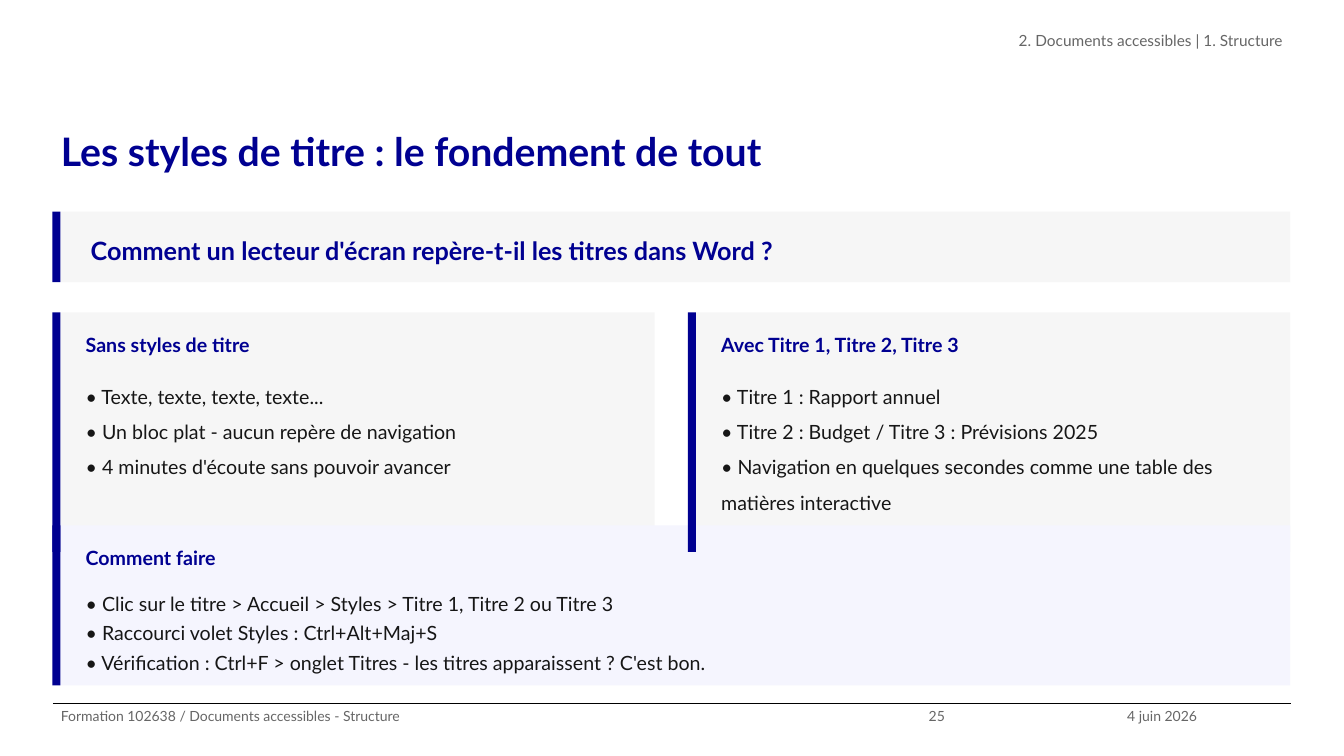
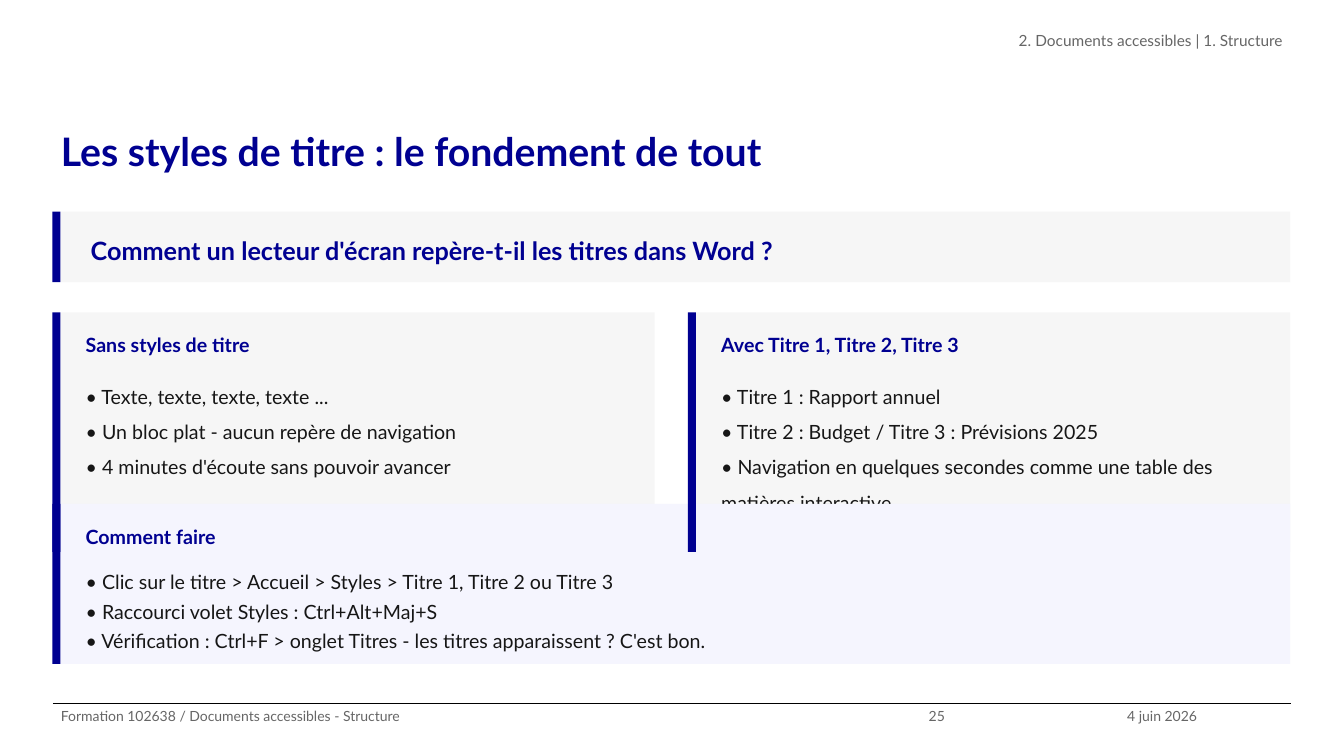
Before and after one commit to alexandra-guiderdoni/usine-fabrication-igpde-102846-ay11, a slide deck: slide 25 of formation-102638-juin-2026.pptx. Drawn at 1344x756 pixels with LibreOffice and Linux fonts; fonts in the diff are those of the drawing; background and template pictures are left out. Boxes give left, top, right and bottom in pixels: in the first picture for what was removed or moved away, otherwise in the second. Text is boxed around its words. In the diff, an @@ line names an element or a change of style, - is before the commit and + after.

Commit message:
fix: typographie points de suspension, layouts titre_contenu, quiz corrige

```diff
--- a/formation-102638-juin-2026.pptx
+++ b/formation-102638-juin-2026.pptx
@@ text at <box>101,390,309,407</box>: spaces changed @@
-• Texte, texte, texte, texte...
+• Texte, texte, texte, texte ...
@@ 2 texts, 2 rectangles: place and size @@
-2 texts, 2 rectangles at <box>52,525,1291,686</box>
+2 texts, 2 rectangles at <box>52,504,1291,664</box>
```
Also in this commit, not shown: 9 other slides changed, 10 other files.
